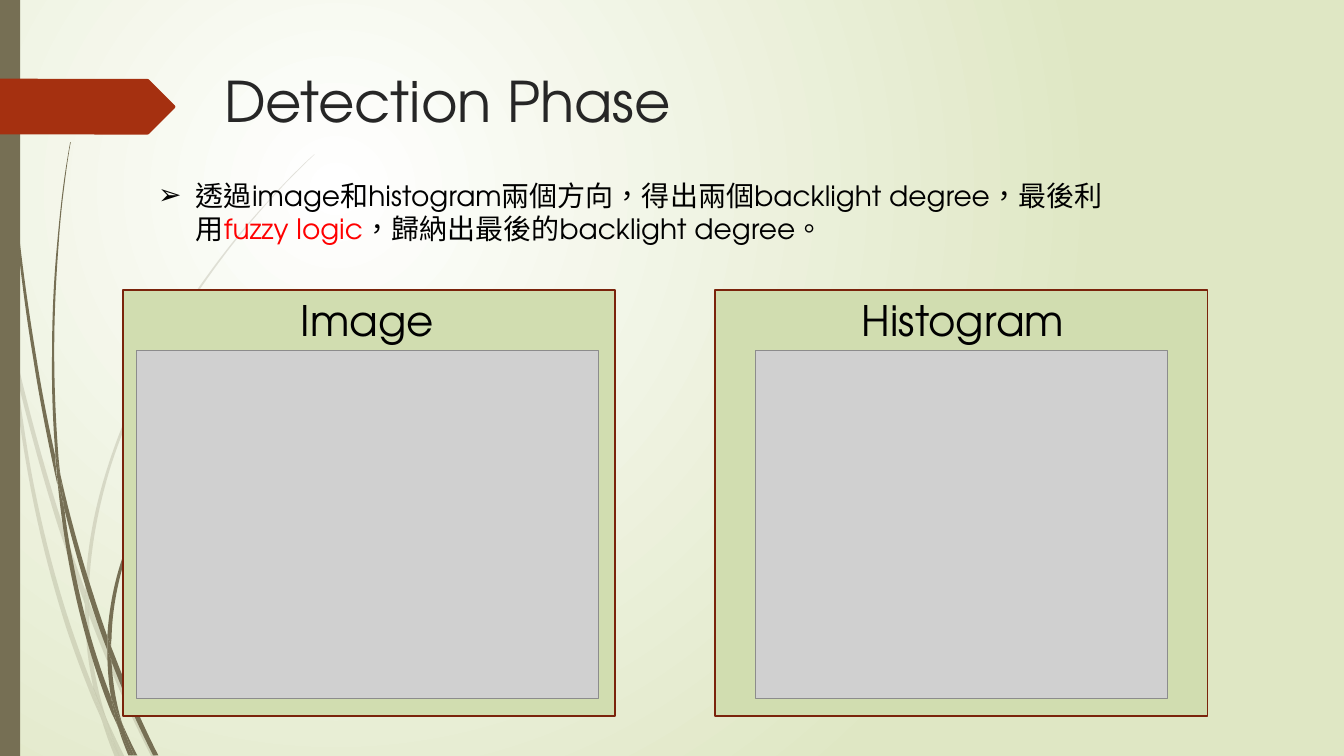
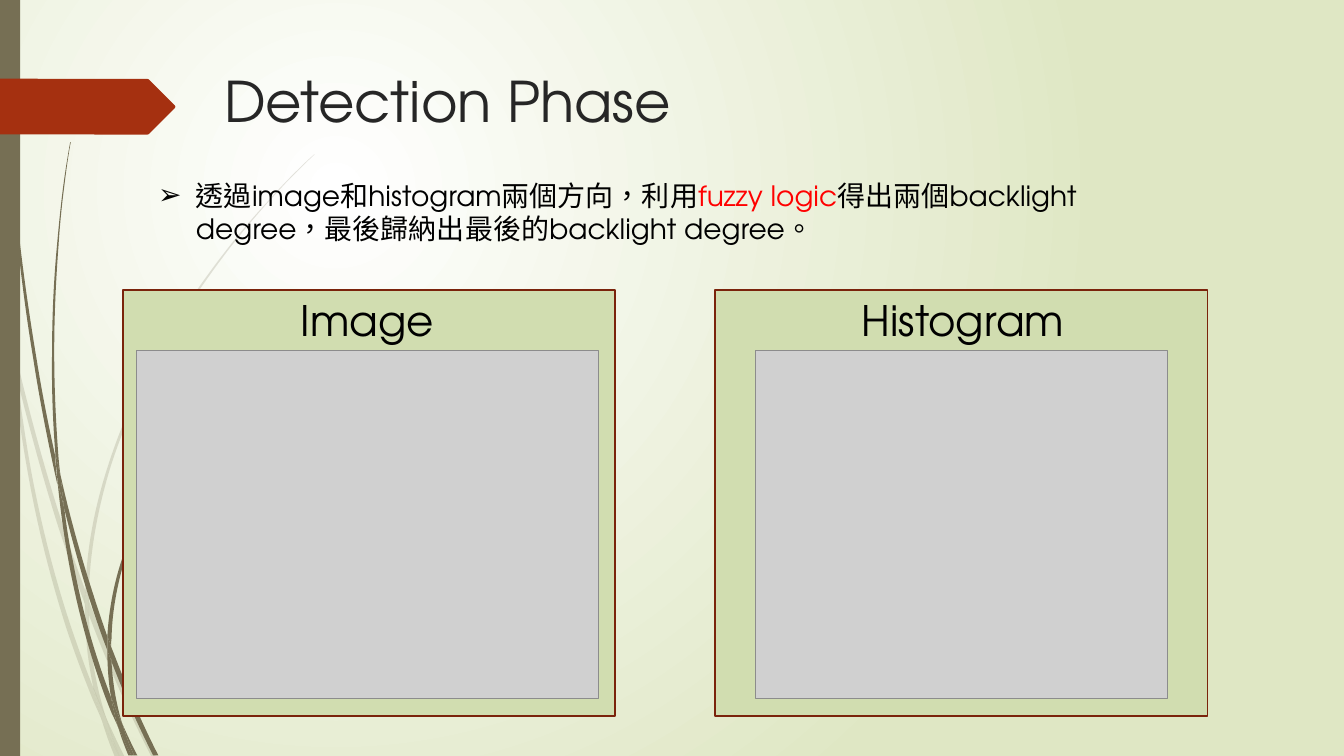
Before and after one commit to tedio85/Image-Processing-Final, a slide deck: slide 5 of DIP – Final Project.pptx. Drawn at 1344x756 pixels with LibreOffice and Linux fonts; fonts in the diff are those of the drawing; grey boxes stand for pictures. Boxes give left, top, right and bottom in pixels: in the first picture for what was removed or moved away, otherwise in the second. Text is boxed around its words. In the diff, an @@ line names an element or a change of style, - is before the commit and + after.

```diff
--- a/DIP – Final Project.pptx
+++ b/DIP – Final Project.pptx
@@ text at (x1=196, y1=182, x2=1077, y2=245): text changed @@
-➢ 透過image和histogram兩個方向，得出兩個backlight degree，最後利用fuzzy logic，歸納出最後的backlight degree。
+➢ 透過image和histogram兩個方向，利用fuzzy logic得出兩個backlight degree，最後歸納出最後的backlight degree。
```
Also in this commit, not shown: 3 other slides changed, 4 slides added, 4 other files.
